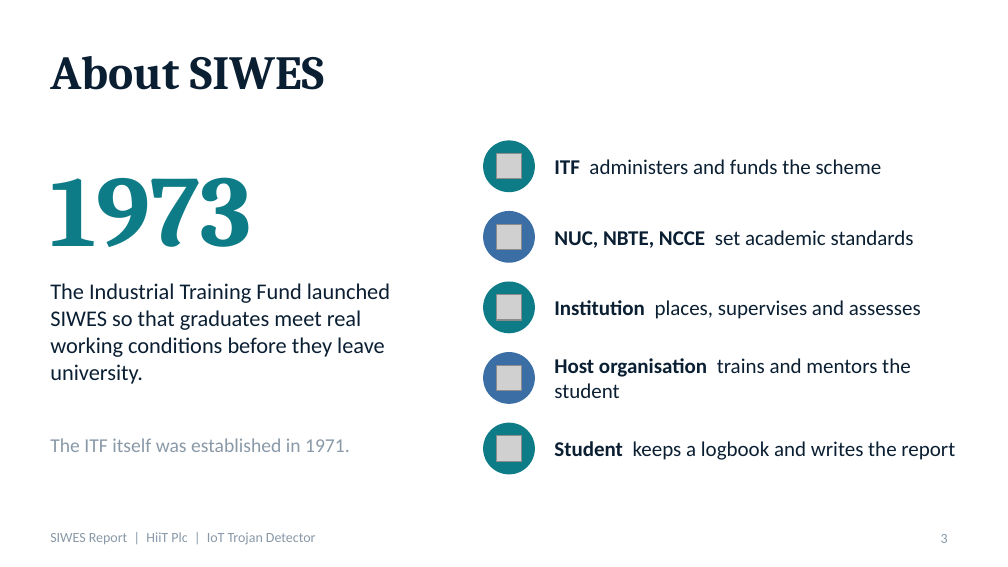
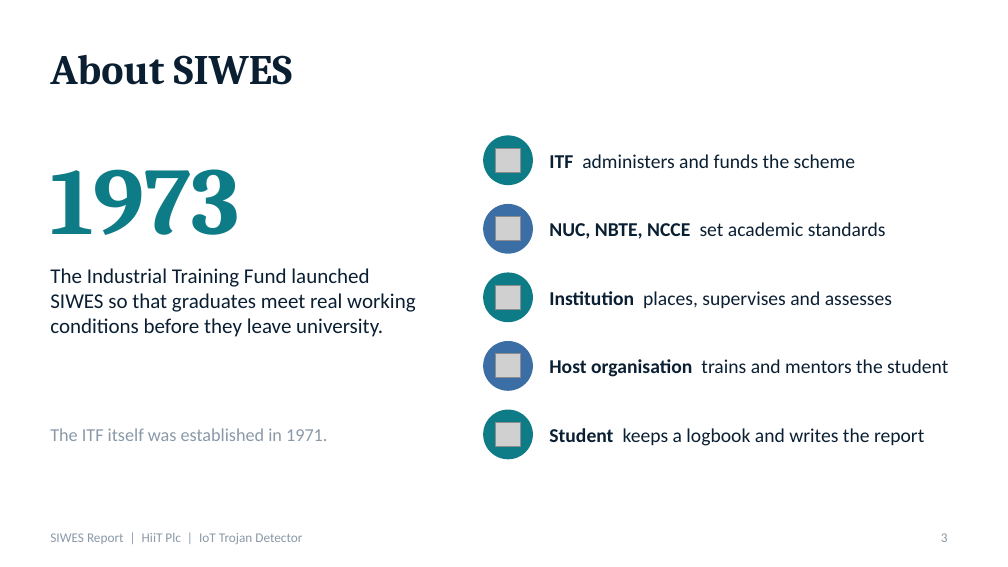
Before and after one commit to emmanuelekopimo/build-with-ai, a slide deck: slide 3 of docs/SIWES-Presentation-HiiT-Plc-IoT-Trojan-Detector.pptx. Drawn at 1008x567 pixels with LibreOffice and Linux fonts; fonts in the diff are those of the drawing; grey boxes stand for pictures. Boxes give left, top, right and bottom in pixels: in the first picture for what was removed or moved away, otherwise in the second. Text is boxed around its words. In the diff, an @@ line names an element or a change of style, - is before the commit and + after.

```diff
--- a/docs/SIWES-Presentation-HiiT-Plc-IoT-Trojan-Detector.pptx
+++ b/docs/SIWES-Presentation-HiiT-Plc-IoT-Trojan-Detector.pptx
@@ title "About SIWES" at [50, 55, 292, 85]: size 34 to 30 pt @@
@@ text "1973" at [50, 169, 240, 235]: size 72 to 68 pt @@
@@ 2 ellipses, 1 picture: place and size @@
-2 ellipses, 1 picture at [484, 141, 534, 262]
+2 ellipses, 1 picture at [484, 136, 532, 253]
@@ text "NUC, NBTE, NCCE set academic ...": place and size @@
-text "NUC, NBTE, NCCE set academic ..." at [554, 230, 914, 248]
+text "NUC, NBTE, NCCE set academic ..." at [549, 222, 886, 239]
@@ text "The Industrial Training Fund launched ..." at [50, 268, 415, 337]: size 16 to 15 pt @@
@@ text "Institution places, supervises and assesses": place and size @@
-text "Institution places, supervises and assesses" at [554, 300, 921, 319]
+text "Institution places, supervises and assesses" at [549, 291, 892, 308]
@@ 3 pictures, 2 ellipses, 1 text: place and size @@
-3 pictures, 2 ellipses, 1 text at [50, 225, 534, 452]
+3 pictures, 2 ellipses, 1 text at [50, 217, 532, 441]
@@ 1 picture, 1 text, 1 ellipse: place and size @@
-1 picture, 1 text, 1 ellipse at [50, 283, 534, 474]
+1 picture, 1 text, 1 ellipse at [50, 268, 532, 459]
@@ size 15 to 14 pt in 5 elements at [549, 154, 855, 168], [549, 222, 886, 239], [549, 291, 892, 308], [549, 359, 948, 377], [549, 428, 924, 446] @@
@@ text "Student keeps a logbook and ...": place and size @@
-text "Student keeps a logbook and ..." at [554, 441, 955, 460]
+text "Student keeps a logbook and ..." at [549, 428, 924, 446]
@@ text "The ITF itself was established ..." at [50, 428, 327, 441]: size 14 to 13 pt @@
@@ text "SIWES Report | HiiT Plc ..." at [50, 533, 302, 544]: size 10 to 9.5 pt @@
```
Also in this commit, not shown: 15 other slides changed, 8 slides added, 3 slides removed, 1 other file.
